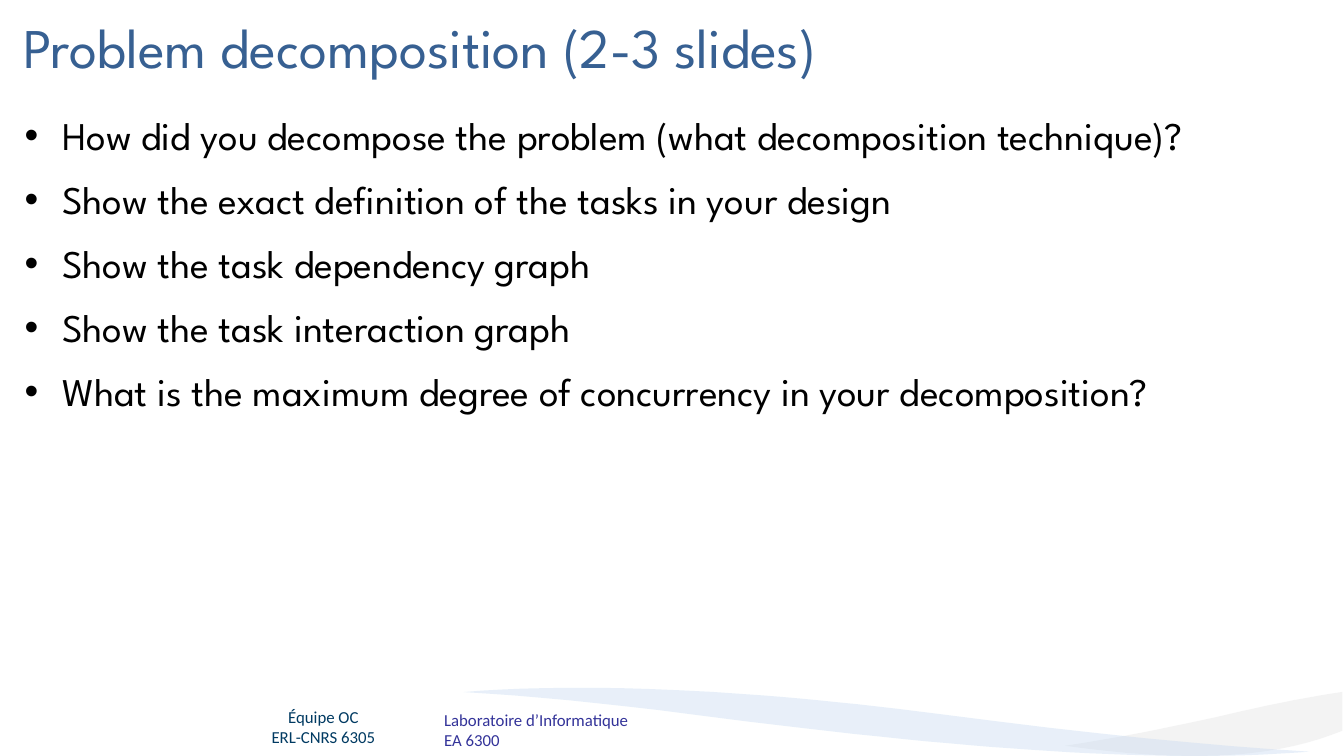
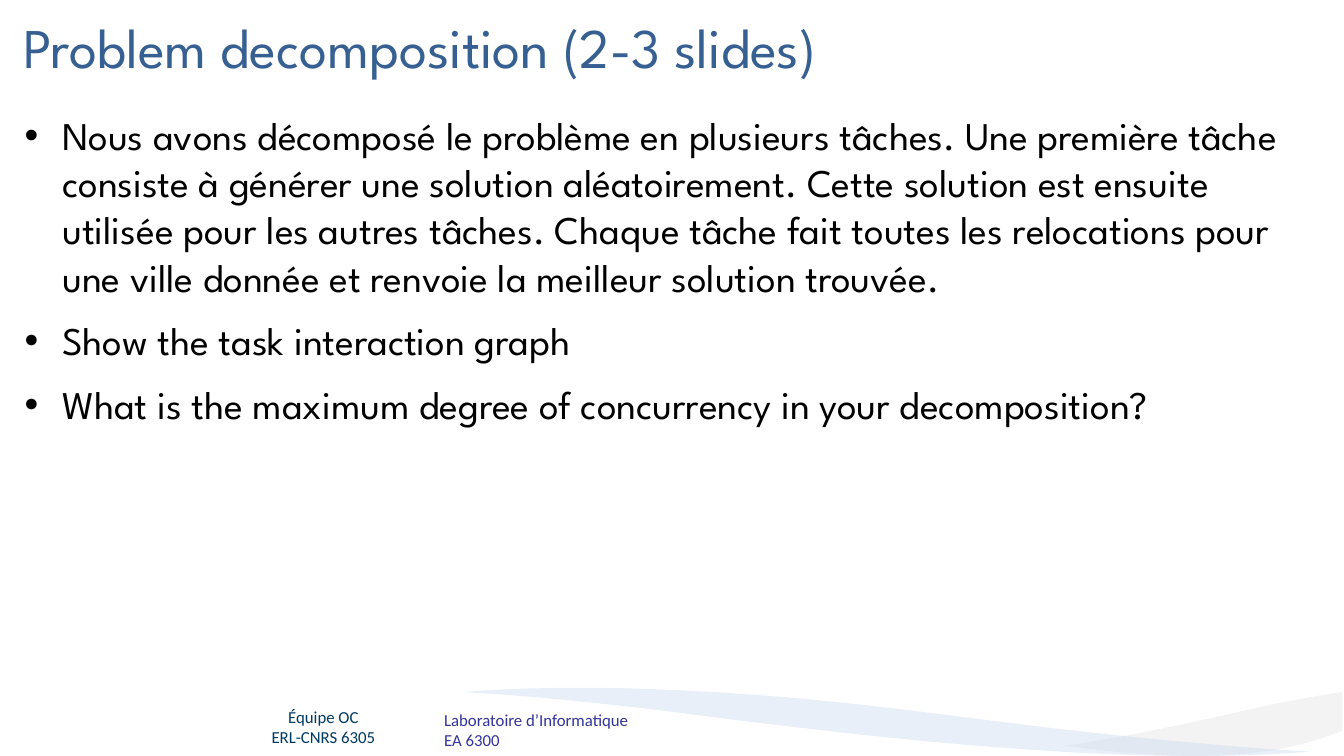
Before and after one commit to T0mat1/ASR_TSP, a slide deck: slide 3 of presentation.pptx. Drawn at 1344x756 pixels with LibreOffice and Linux fonts; fonts in the diff are those of the drawing; background and template pictures are left out. Boxes give left, top, right and bottom in pixels: in the first picture for what was removed or moved away, otherwise in the second. Text is boxed around its words. In the diff, an @@ line names an element or a change of style, - is before the commit and + after.

Commit message:
modified/update pptx

```diff
--- a/presentation.pptx
+++ b/presentation.pptx
@@ text at bbox=[62, 123, 1276, 293]: text changed @@
-• How did you decompose the problem (what decomposition technique)?
-• Show the exact definition of the tasks in your design
-• Show the task dependency graph
+• Nous avons décomposé le problème en plusieurs tâches. Une première tâche consiste à générer une solution aléatoirement. Cette solution est ensuite utilisée pour les autres tâches. Chaque tâche fait toutes les relocations pour une ville donnée et renvoie la meilleur solution trouvée.
```
Also in this commit, not shown: 1 other slide changed.
